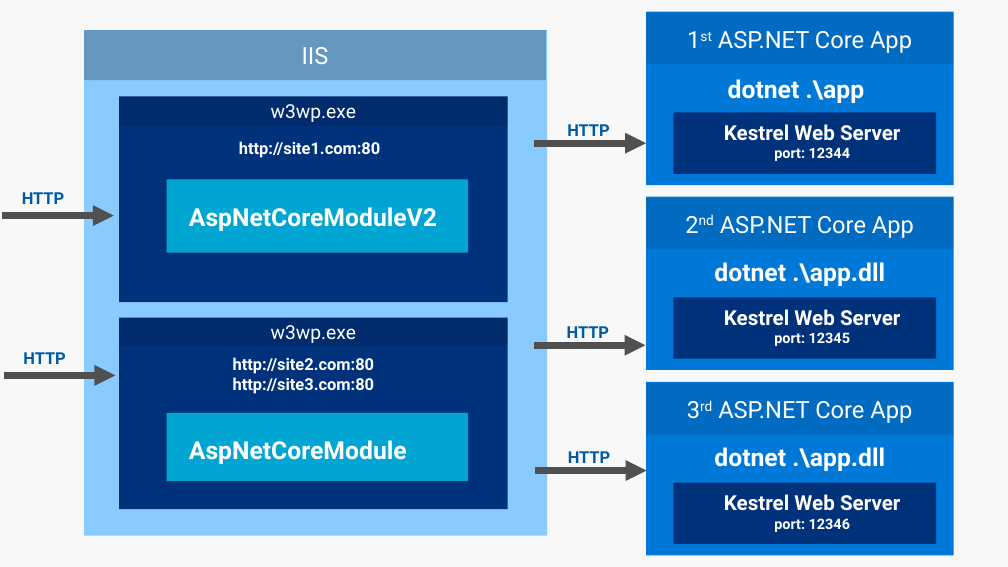
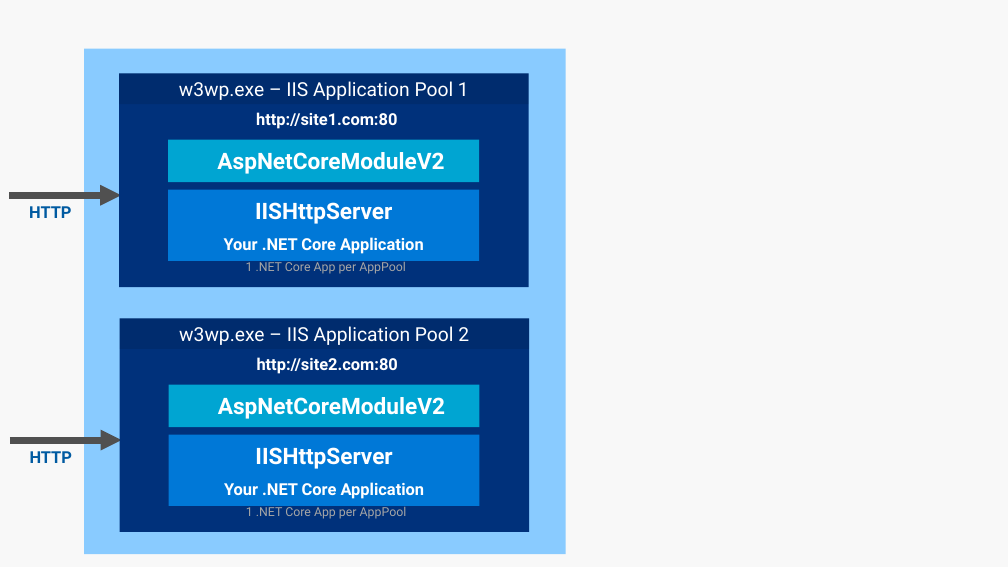
Before and after one commit to RickStrahl/BlogPosts, a slide deck: slide 2 of 2019-01/ASP.NET-Core-Hosting-on-IIS-with-ASP.NET-Core-2.2/DotnetCoreIISHosting.pptx. Drawn at 1008x567 pixels with LibreOffice and Linux fonts; fonts in the diff are those of the drawing. Boxes give left, top, right and bottom in pixels: in the first picture for what was removed or moved away, otherwise in the second. Text is boxed around its words. In the diff, an @@ line names an element or a change of style, - is before the commit and + after.

```diff
--- a/2019-01/ASP.NET-Core-Hosting-on-IIS-with-ASP.NET-Core-2.2/DotnetCoreIISHosting.pptx
+++ b/2019-01/ASP.NET-Core-Hosting-on-IIS-with-ASP.NET-Core-2.2/DotnetCoreIISHosting.pptx
@@ rectangle: place and size @@
-rectangle at (84,30,547,536)
+rectangle at (84,49,566,554)
@@ rectangle removed at (84,30,546,80) @@
-IIS
@@ rectangle: place and size @@
-rectangle at (119,96,508,302)
+rectangle at (119,73,529,287)
@@ rectangle "w3wp.exe – IIS Application Pool ...": place and size @@
-rectangle "w3wp.exe – IIS Application Pool ..." at (119,96,508,126)
+rectangle "w3wp.exe – IIS Application Pool ..." at (119,73,529,104)
@@ text in rectangle at (179,81,469,100): text changed @@
-w3wp.exe
+w3wp.exe – IIS Application Pool 1
@@ text "http://site1.com:80": place and size @@
-text "http://site1.com:80" at (239,141,380,158)
+text "http://site1.com:80" at (256,112,397,129)
@@ group removed at (646,12,954,185): 3 rectangles, 1 text @@
-1st ASP.NET Core App
-dotnet .\app
-Kestrel Web Server
-port: 12344
@@ rectangle "AspNetCoreModuleV2": place and size @@
-rectangle "AspNetCoreModuleV2" at (167,179,468,253)
+rectangle "AspNetCoreModuleV2" at (168,139,479,182)
@@ rectangle "AspNetCoreModuleV2" at (168,139,479,182): size 24 to 22 pt; alignment left to centre @@
@@ arrow removed from (534, 143) to (646, 143) @@
@@ text removed at (567,124,609,141) @@
-HTTP
@@ arrow moved from (2, 216) - (113, 216) to (10, 195) - (121, 195) @@
@@ text "HTTP": place and size @@
-text "HTTP" at (22,192,64,204)
+text "HTTP" at (29,206,71,218)
@@ rectangle added at (168,190,479,261), fill #0078D7, 16 pt, text #FFFFFF, bold @@
+IISHttpServer
+Your .NET Core Application
@@ text added at (246,260,406,274), 12 pt, text #A6A6A6 @@
+1 .NET Core App per AppPool
@@ group removed at (646,196,954,370): 3 rectangles, 1 text @@
-2nd ASP.NET Core App
-dotnet .\app.dll
-Kestrel Web Server
-port: 12345
@@ rectangle: place and size @@
-rectangle at (119,318,508,509)
+rectangle at (119,318,529,531)
@@ rectangle "w3wp.exe – IIS Application Pool ...": place and size @@
-rectangle "w3wp.exe – IIS Application Pool ..." at (119,318,508,345)
+rectangle "w3wp.exe – IIS Application Pool ..." at (119,318,529,348)
@@ text in rectangle at (179,326,469,345): text changed @@
-w3wp.exe
+w3wp.exe – IIS Application Pool 2
@@ text removed at (567,326,609,343) @@
-HTTP
@@ text at (257,357,398,374): text changed @@
-http://site2.com:80
-http://site3.com:80
+http://site2.com:80
@@ arrow removed from (534, 345) to (646, 345) @@
@@ rectangle added at (169,385,480,427), fill #00A5D2, 22 pt, text #FFFFFF, bold @@
+AspNetCoreModuleV2
@@ rectangle removed at (167,413,468,481) @@
-AspNetCoreModule
@@ arrow moved from (4, 375) - (116, 375) to (10, 440) - (122, 440) @@
@@ text "HTTP": place and size @@
-text "HTTP" at (23,352,65,364)
+text "HTTP" at (30,451,72,463)
@@ rectangle added at (169,434,480,505), fill #0078D7, 16 pt, text #FFFFFF, bold @@
+IISHttpServer
+Your .NET Core Application
@@ arrow removed from (535, 471) to (646, 471) @@
@@ text removed at (568,451,610,468) @@
-HTTP
@@ text added at (246,505,407,519), 12 pt, text #A6A6A6 @@
+1 .NET Core App per AppPool
@@ group removed at (646,382,954,555): 3 rectangles, 1 text @@
-3rd ASP.NET Core App
-dotnet .\app.dll
-Kestrel Web Server
-port: 12346
```
Also in this commit, not shown: 1 other slide changed, 15 other files.
